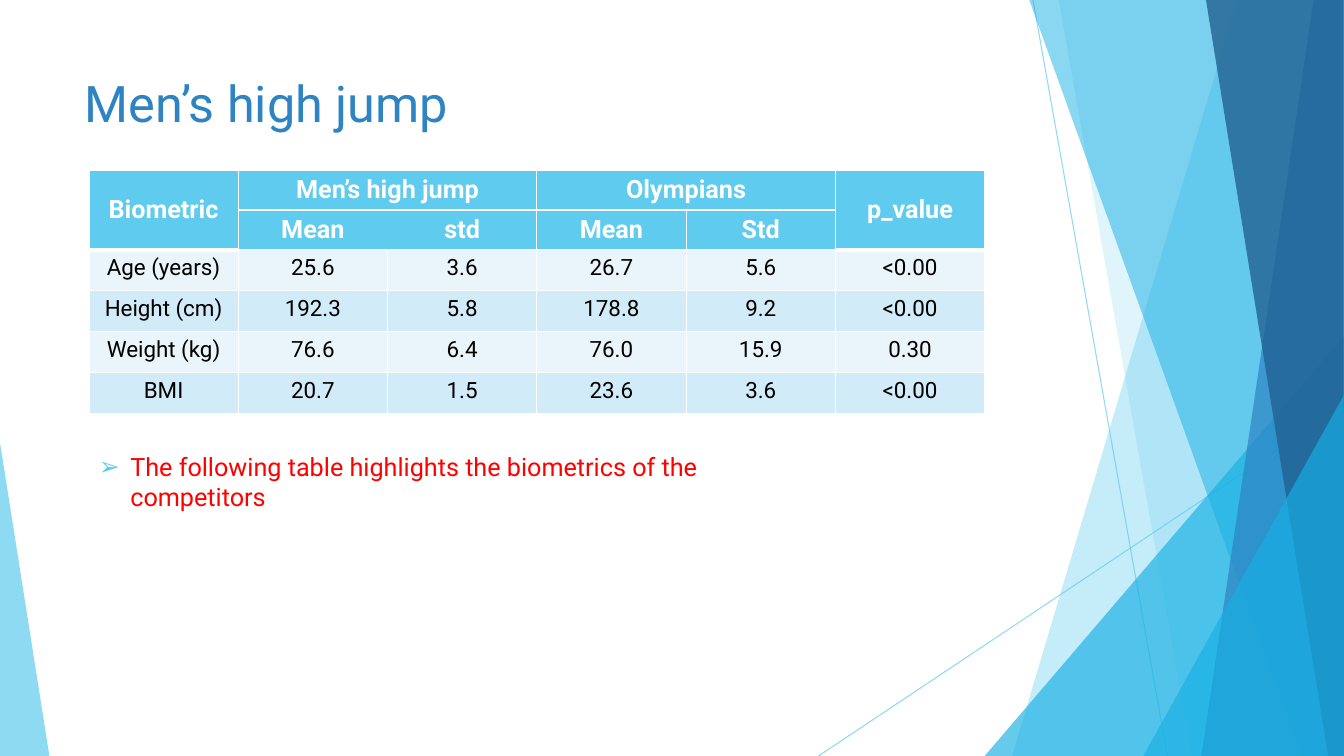
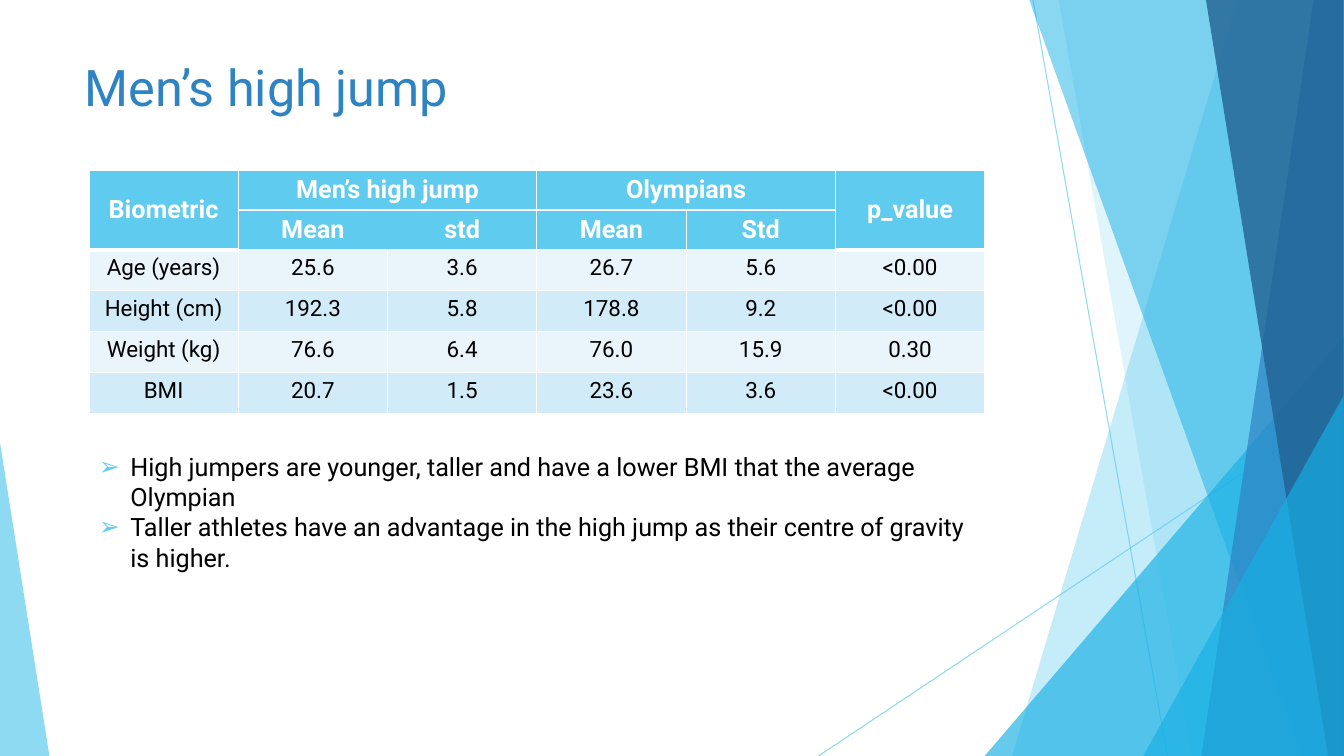
Before and after one commit to catherinekelly33/Portfolio_olympics, a slide deck: slide 15 of Results_presentation.pptx. Drawn at 1344x756 pixels with LibreOffice and Linux fonts; fonts in the diff are those of the drawing. Boxes give left, top, right and bottom in pixels: in the first picture for what was removed or moved away, otherwise in the second. Text is boxed around its words. In the diff, an @@ line names an element or a change of style, - is before the commit and + after.

```diff
--- a/Results_presentation.pptx
+++ b/Results_presentation.pptx
@@ title "Men’s high jump": place and size @@
-title "Men’s high jump" at (85, 84, 448, 133)
+title "Men’s high jump" at (85, 68, 448, 117)
@@ text at (130, 457, 964, 573): text changed; text colour #FF0000 to #000000 @@
-➢ The following table highlights the biometrics of the competitors
+➢ High jumpers are younger, taller and have a lower BMI that the average Olympian
+➢ Taller athletes have an advantage in the high jump as their centre of gravity is higher.
```
Also in this commit, not shown: 20 other slides changed, 1 slide added, 4 other files.
